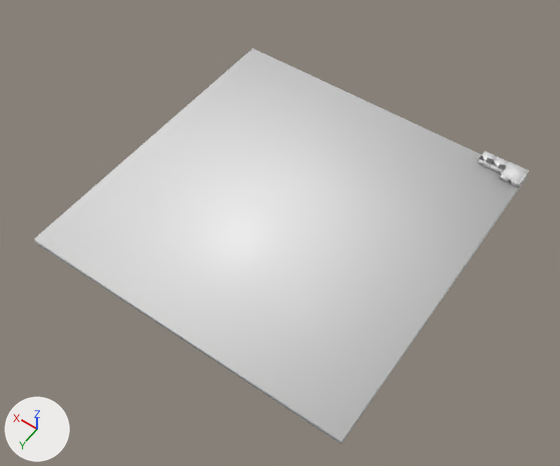
One commit to the FBX model FlatRedBulletContent/GlobalContent/Models/CityModel.fbx: the scene before it, then after it.
The view is the same before and after, from a camera (50 mm lens) standing at (-8.03, 11.66, 16.97) and looking at (-0.47, 1.08, 0.35). Every picture has the same lights, and +X, +Y and +Z are marked at lower left. Materials are left out; every surface is plain grey. Where no turn or scale is listed for an object, it has been applied to the vertices. Vertices at the same position are counted once.

Before the edit, the objects in view are built like this:
```python
ob_cube_1 = bpy.data.objects.new('Cube.1', me_cube_1_ncl1_1)
ob_cube_1.location = (-4.99, -4.7, 0.2)
ob_cube_2 = bpy.data.objects.new('Cube.2', me_cube_2_ncl1_1)
ob_cube_2.location = (-4.41, -4.7, 0.2)
ob_cube_3 = bpy.data.objects.new('Cube.3', me_cube_3_ncl1_1)
ob_cube_3.location = (-4.7, -4.99, 0.2)
ob_cube_7 = bpy.data.objects.new('Cube.7', me_cube_7_ncl1_1)
ob_cube_7.location = (-4.7, -4.7, 0.31)
ob_cube_8 = bpy.data.objects.new('Cube.8', me_cube_8_ncl1_1)
ob_cube_8.location = (-3.8, -4.8, 0.5)
ob_cube_8_2 = bpy.data.objects.new('Cube.8.2', me_cube_8_2_ncl1_1)
ob_cube_8_2.location = (-4.2, -4.8, 0.5)
ob_floor = bpy.data.objects.new('Floor', me_floor_ncl1_1)
ob_floor.location = (0.0, 0.0, 0.0)
```
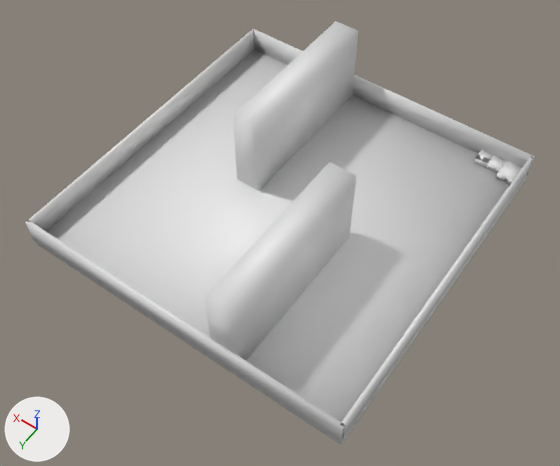
Edits to the bpy script that builds the scene:
```text
Change me_cube_1_ncl1_1:
    where me_cube_1_ncl1_1.from_pydata(...)  # 8 vertices, 6 faces; spans x -0.01..0.01, y -0.3..0.3, z -0.1..0.12
    me_cube_1_ncl1_1 part 1
    me_cube_1_ncl1_1.vertices[0].co: (-0.01, -0.3, -0.1) -> (-0.4, -2.5, -1.25)  # pixel (527, 175) -> pixel (352, 95)
    me_cube_1_ncl1_1.vertices[1].co: (-0.01, -0.3, 0.12) -> (-0.4, -2.5, 1.25)  # pixel (528, 170) -> pixel (358, 30)
    me_cube_1_ncl1_1.vertices[2].co: (0.01, -0.28, -0.1) -> (0.4, -2.5, -1.25)  # pixel (526, 175) -> not seen
    me_cube_1_ncl1_1.vertices[3].co: (0.01, -0.28, 0.12) -> (0.4, -2.5, 1.25)  # pixel (527, 170) -> pixel (335, 21)
    me_cube_1_ncl1_1.vertices[4].co: (0.01, 0.28, -0.1) -> (0.4, 2.5, -1.25)  # pixel (517, 187) -> pixel (236, 179)
    me_cube_1_ncl1_1.vertices[5].co: (0.01, 0.28, 0.12) -> (0.4, 2.5, 1.25)  # pixel (519, 182) -> pixel (232, 116)
    me_cube_1_ncl1_1.vertices[6].co: (-0.01, 0.3, -0.1) -> (-0.4, 2.5, -1.25)  # pixel (518, 188) -> pixel (259, 191)
    me_cube_1_ncl1_1.vertices[7].co: (-0.01, 0.3, 0.12) -> (-0.4, 2.5, 1.25)  # pixel (520, 183) -> pixel (257, 128)
Change me_cube_3_ncl1_1:
    where me_cube_3_ncl1_1.from_pydata(...)  # 8 vertices, 6 faces; spans x -0.3..0.3, y -0.01..0.01, z -0.1..0.12
    me_cube_3_ncl1_1 part 3
    me_cube_3_ncl1_1.vertices[0].co: (-0.3, -0.01, -0.1) -> (-0.05, -5.0, -0.375)  # pixel (527, 175) -> pixel (255, 48)
    me_cube_3_ncl1_1.vertices[1].co: (-0.3, -0.01, 0.12) -> (-0.05, -5.0, 0.375)  # pixel (528, 170) -> pixel (254, 30)
    me_cube_3_ncl1_1.vertices[2].co: (0.3, -0.01, -0.1) -> (0.05, -5.0, -0.375)
    me_cube_3_ncl1_1.vertices[3].co: (0.3, -0.01, 0.12) -> (0.05, -5.0, 0.375)  # pixel (509, 161) -> pixel (252, 29)
    me_cube_3_ncl1_1.vertices[4].co: (0.28, 0.01, -0.1) -> (0.05, 5.0, -0.375)  # not seen -> pixel (33, 238)
    me_cube_3_ncl1_1.vertices[5].co: (0.28, 0.01, 0.12) -> (0.05, 5.0, 0.375)  # pixel (510, 162) -> pixel (26, 221)
    me_cube_3_ncl1_1.vertices[6].co: (-0.28, 0.01, -0.1) -> (-0.05, 5.0, -0.375)  # pixel (526, 175) -> not seen
    me_cube_3_ncl1_1.vertices[7].co: (-0.28, 0.01, 0.12) -> (-0.05, 5.0, 0.375)  # pixel (527, 170) -> pixel (29, 222)
Change me_cube_2_ncl1_1:
    where me_cube_2_ncl1_1.from_pydata(...)  # 8 vertices, 6 faces; spans x -0.01..0.01, y -0.3..0.3, z -0.1..0.12
    me_cube_2_ncl1_1 part 2
    me_cube_2_ncl1_1.vertices[0].co: (-0.01, -0.28, -0.1) -> (-0.05, -5.0, -0.375)  # not seen -> pixel (527, 175)
    me_cube_2_ncl1_1.vertices[1].co: (-0.01, -0.28, 0.12) -> (-0.05, -5.0, 0.375)  # pixel (510, 162) -> pixel (533, 157)
    me_cube_2_ncl1_1.vertices[2].co: (0.01, -0.3, -0.1) -> (0.05, -5.0, -0.375)
    me_cube_2_ncl1_1.vertices[3].co: (0.01, -0.3, 0.12) -> (0.05, -5.0, 0.375)  # pixel (509, 161) -> pixel (530, 155)
    me_cube_2_ncl1_1.vertices[4].co: (0.01, 0.3, -0.1) -> (0.05, 5.0, -0.375)  # pixel (499, 179) -> not seen
    me_cube_2_ncl1_1.vertices[5].co: (0.01, 0.3, 0.12) -> (0.05, 5.0, 0.375)  # pixel (500, 174) -> pixel (340, 424)
    me_cube_2_ncl1_1.vertices[6].co: (-0.01, 0.28, -0.1) -> (-0.05, 5.0, -0.375)  # pixel (500, 179) -> pixel (341, 440)
    me_cube_2_ncl1_1.vertices[7].co: (-0.01, 0.28, 0.12) -> (-0.05, 5.0, 0.375)  # pixel (501, 174) -> pixel (343, 426)
Change ob_cube_1:
    ob_cube_1.location: (-4.99, -4.7, 0.2) -> (1.4, -2.45, 1.38)
Change ob_cube_3:
    ob_cube_3.location: (-4.7, -4.99, 0.2) -> (4.95, 0.0, 0.5)
Change ob_cube_7:
    ob_cube_7.location: (-4.7, -4.7, 0.31) -> (-4.6, -4.65, 0.33)
Change ob_cube_8:
    ob_cube_8.location: (-3.8, -4.8, 0.5) -> (-3.7, -4.75, 0.53)
Change ob_cube_8_2:
    ob_cube_8_2.location: (-4.2, -4.8, 0.5) -> (-4.1, -4.75, 0.52)
Add ob_cube_1_2:
    ob_cube_1_2 = bpy.data.objects.new('Cube.1.2', me_cube_1_2_ncl1_1)  # a box spanning x -5.0..5.0, y -0.05..0.05, z -0.38..0.38
    ob_cube_1_2.location = (0.0, -5.0, 0.5)
Add ob_cube_2_2:
    ob_cube_2_2 = bpy.data.objects.new('Cube.2.2', me_cube_1_2_ncl1_1.copy())
    ob_cube_2_2.location = (0.0, 5.0, 0.5)
Add ob_cube:
    ob_cube = bpy.data.objects.new('Cube', me_cube_ncl1_1)  # a box spanning x -0.4..0.4, y -2.5..2.5, z -1.25..1.25
    ob_cube.location = (-1.6, 2.45, 1.38)
```

Where the change shows, as pixel boxes (x1, y1, x2, y2) in the pictures (560 x 466 px; the box of a moved part takes in the faces that stretch with it):
'Cube', added: after (205, 162, 356, 360)
'Cube.1', reshaped, moved (1045% wider, 906% taller): before (519, 171, 529, 187); after (233, 21, 358, 191)
'Cube.2.2', added: after (26, 221, 345, 442)
'Cube.3', reshaped, moved (not visible before): after (27, 29, 254, 231)
'Cube.1.2', added: after (253, 29, 535, 175)
'Cube.7', moved: before (502, 163, 527, 182); after (498, 162, 522, 180)
'Cube.8', moved: before (477, 151, 497, 169); after (474, 150, 494, 168)
'Cube.8.2', moved: before (490, 157, 509, 174); after (486, 156, 506, 173)
part 2 of me_cube_2_ncl1_1, moved or reshaped (not visible before): after (340, 156, 533, 438)
